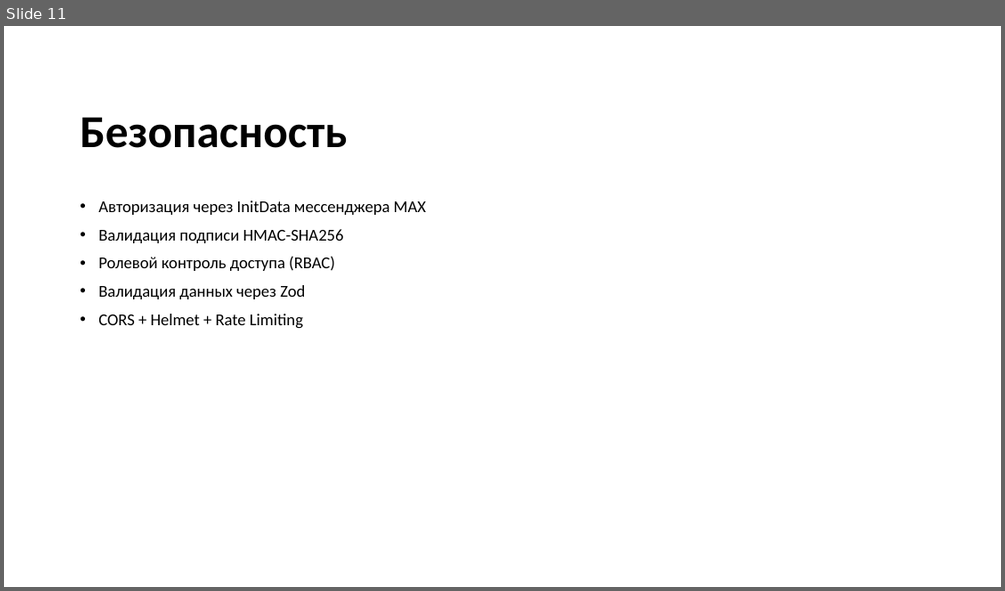
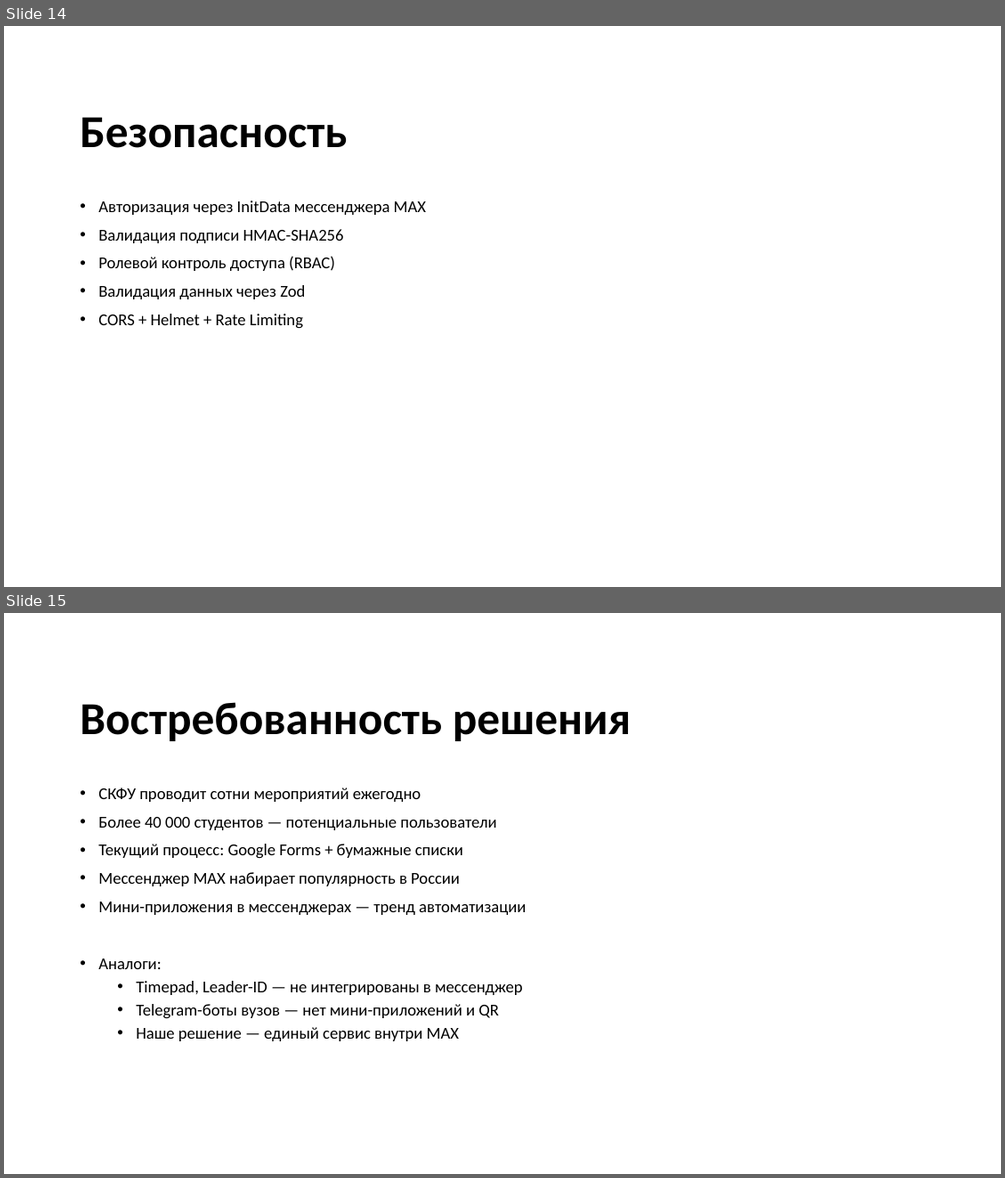
Before and after one commit to ThisIsLamer/ncfu-bot, a slide deck: Документы/Презентация_NCFU_Events.pptx. Shown one above the other, each under a label of ours: slide 11 before the commit, slides 14 and 15 after it. The pictures are 1005x591 and 1005x1178 pixels, drawn with LibreOffice and Linux fonts; fonts in the diff are those of the drawing; background and template pictures are left out. Boxes give left, top, right and bottom in pixels: in the first picture for what was removed or moved away, otherwise in the second. Text is boxed around its words. In the diff, an @@ line names an element or a change of style, - is before the commit and + after.

```diff
--- a/Документы/Презентация_NCFU_Events.pptx
+++ b/Документы/Презентация_NCFU_Events.pptx
@@ slide 15 added at [4,613,1001,1174], background picture (left out) @@
@@ title added at [80,702,631,741], 44 pt, text #000000, bold @@
+Востребованность решения
@@ text added at [98,787,526,1041], 16 pt, text #000000 @@
+• СКФУ проводит сотни мероприятий ежегодно
+• Более 40 000 студентов — потенциальные пользователи
+• Текущий процесс: Google Forms + бумажные списки
+• Мессенджер MAX набирает популярность в России
+• Мини-приложения в мессенджерах — тренд автоматизации
+• Аналоги:
+  • Timepad, Leader-ID — не интегрированы в мессенджер
+  • Telegram-боты вузов — нет мини-приложений и QR
+  • Наше решение — единый сервис внутри MAX
@@ what was slide 11 is now slide 14 @@
```
Also in this commit, not shown: 3 slides changed, 4 other slides added, 1 slide removed.
